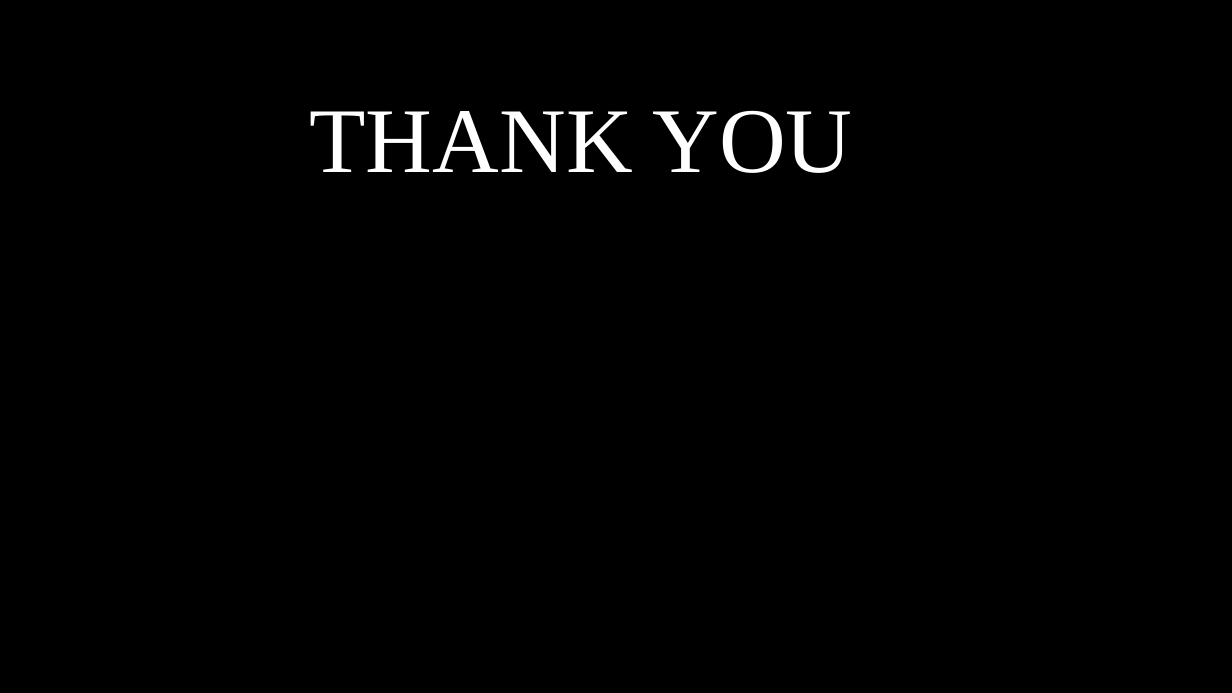
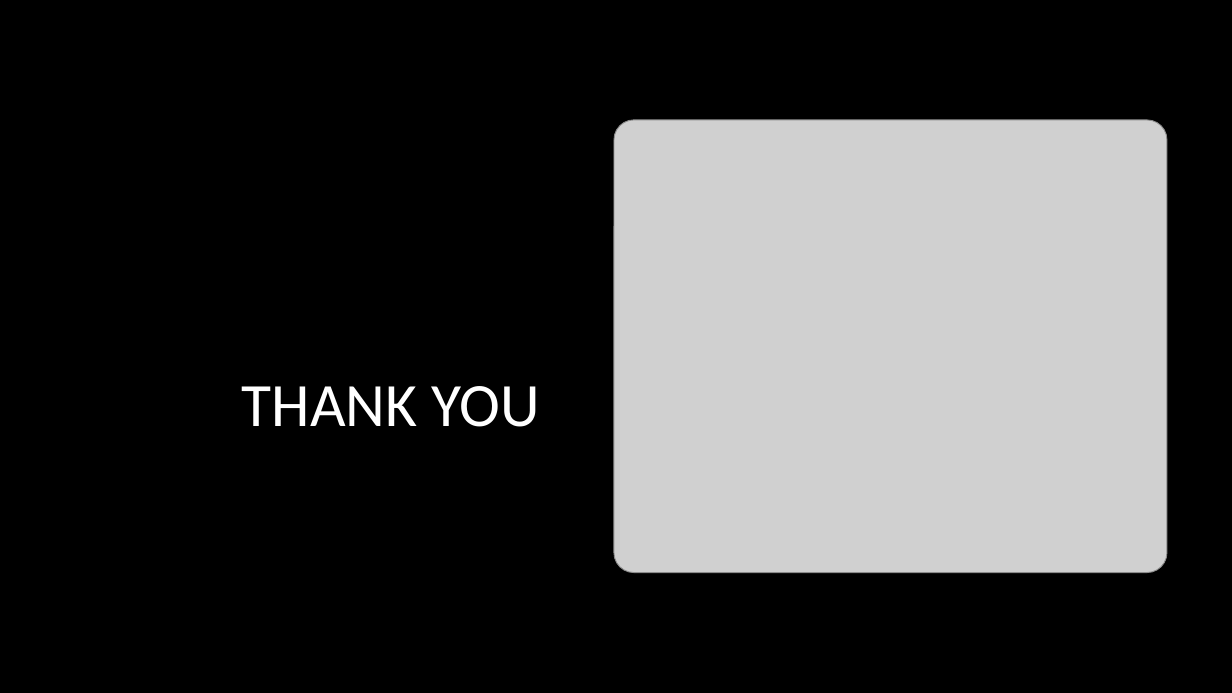
Before and after one commit to leviathansun/SystemVerilogMatrixMultiplicationExecutionEngine, a slide deck: slide 7 of LTS25HDLPresentation.pptx. Drawn at 1232x693 pixels with LibreOffice and Linux fonts; fonts in the diff are those of the drawing; grey boxes stand for pictures; background and template pictures are left out. Boxes give left, top, right and bottom in pixels: in the first picture for what was removed or moved away, otherwise in the second. Text is boxed around its words. In the diff, an @@ line names an element or a change of style, - is before the commit and + after.

```diff
--- a/LTS25HDLPresentation.pptx
+++ b/LTS25HDLPresentation.pptx
@@ title "THANK YOU" at [242,386,539,427]: size 72 to 48 pt, font Times New Roman to Calibri; alignment centre to right; vertical alignment middle to bottom @@
@@ picture added at [615,120,1167,573] @@
```
Also in this commit, not shown: 6 other slides changed, 18 other files.
